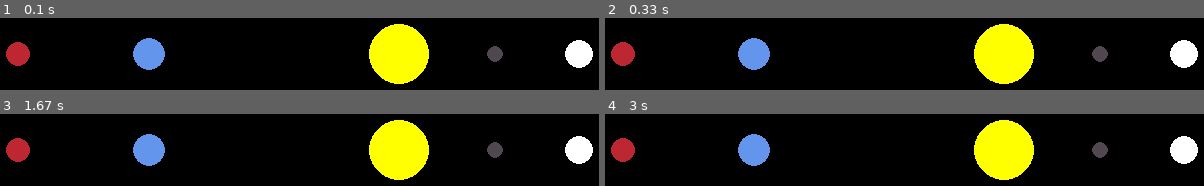
Above: before the commit, frames 1-4 (two rows, left to right).
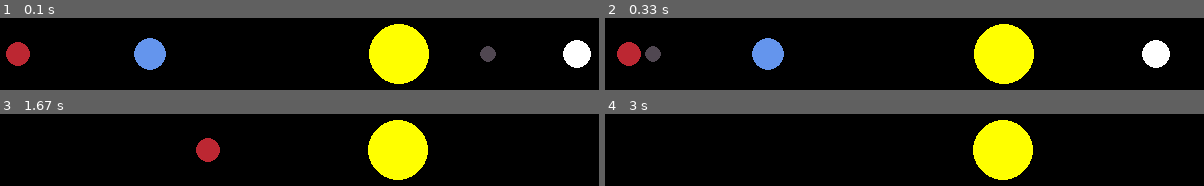
Above: after the commit, the same moments.

Repository: LeonardoZanotti/PyPlanet
Game: pygame game, started from pyplanet.py
Two runs of this game, one before a commit and one after it. Both use one fixed random seed, a clock stepped at 60 frames per second and the inputs below.
Inputs:
- Up to frame 1 (0.1 s): no input
- Up to frame 2 (0.33 s): no input
- Up to frame 3 (1.67 s): no input
- Up to frame 4 (3 s): no input

The runs differ from the first frame. In frame 1, 0.9% of the frame differs, in the area x 22-99%, y 27-73%; in frame 2, 6.3%, in the area x 1-99%, y 27-73%; in frame 3, 6.0%; in frame 4, 4.9%.

Commit message:
planets goes BRR

Diff:
--- a/pyplanet.py
+++ b/pyplanet.py
@@ -102,6 +102,7 @@
                 sys.exit()
 
         for planet in planets:
+            planet.update_position(planets)
             planet.draw(SCREEN)
 
         pygame.display.update()
